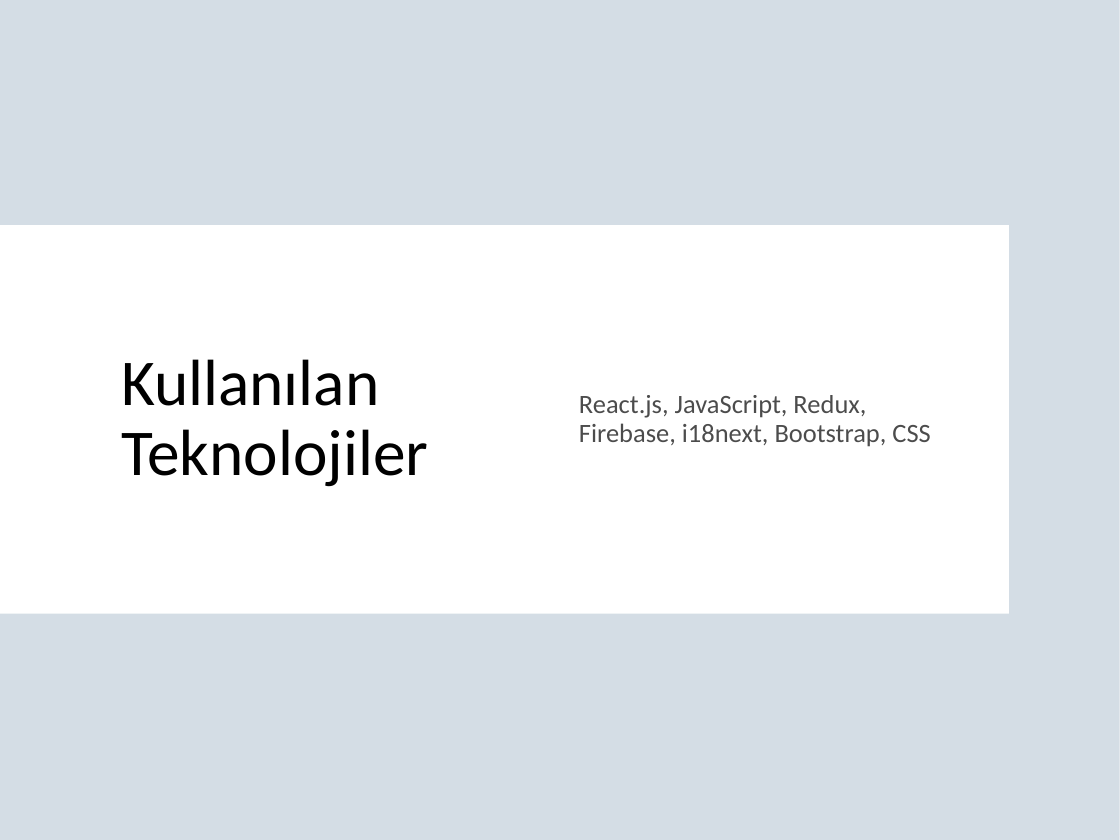
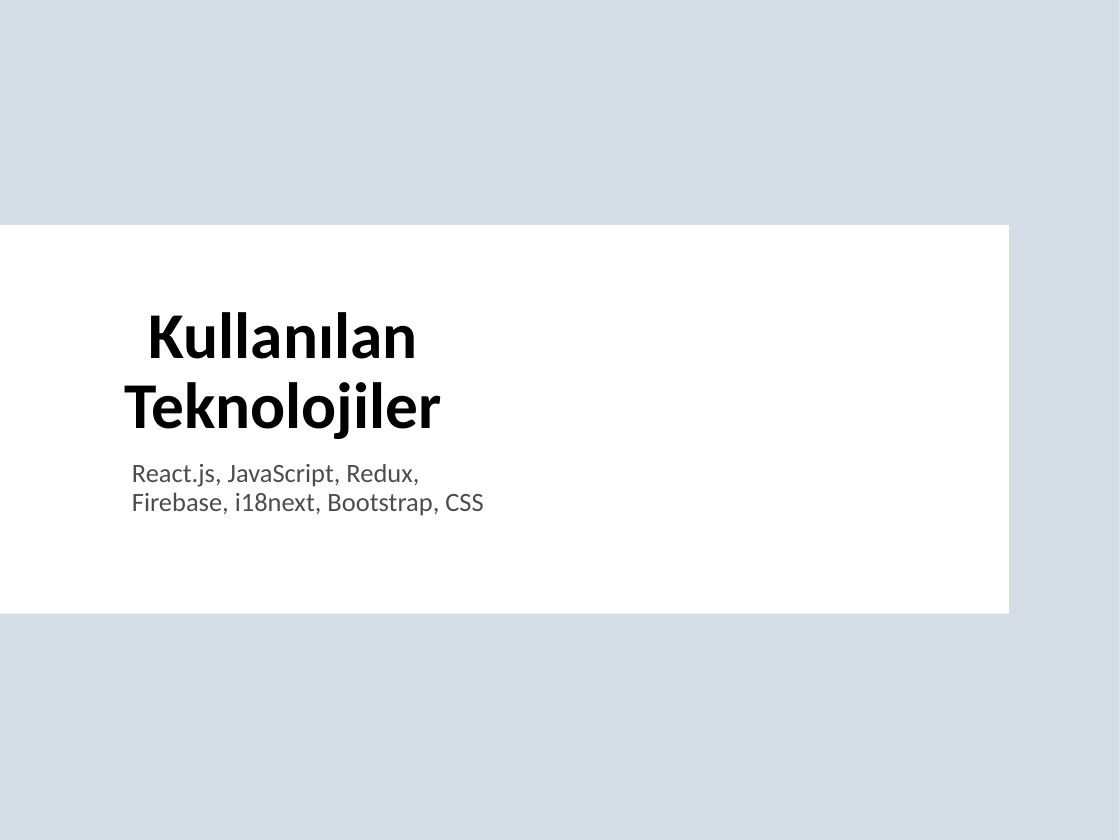
Before and after one commit to 21040001/Dasturchi, a slide deck: slide 4 of BMT216_Kisisel_Tanitim_Sayfasi_Sunum (1).pptx. Drawn at 1120x840 pixels with LibreOffice and Linux fonts; fonts in the diff are those of the drawing; background and template pictures are left out. Boxes give left, top, right and bottom in pixels: in the first picture for what was removed or moved away, otherwise in the second. Text is boxed around its words. In the diff, an @@ line names an element or a change of style, - is before the commit and + after.

```diff
--- a/BMT216_Kisisel_Tanitim_Sayfasi_Sunum (1).pptx
+++ b/BMT216_Kisisel_Tanitim_Sayfasi_Sunum (1).pptx
@@ title "Kullanılan Teknolojiler" moved from (x1=121, y1=359, x2=428, y2=487) to (x1=125, y1=312, x2=442, y2=439) @@
@@ title "Kullanılan Teknolojiler" at (x1=125, y1=312, x2=442, y2=439): bold on; alignment left to centre @@
@@ text "React.js, JavaScript, Redux, Firebase, i18next, ..." moved from (x1=579, y1=395, x2=930, y2=447) to (x1=132, y1=464, x2=483, y2=516) @@
```
Also in this commit, not shown: 7 other slides changed.
